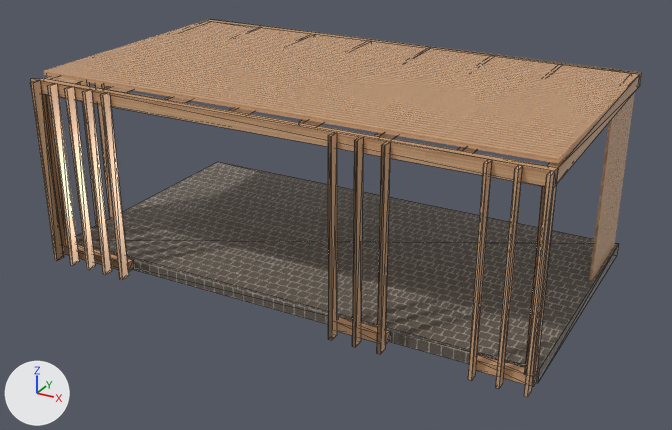
A saved change to the glTF model public/models/pegrola_-_micha.xml.glb.
Both versions are drawn from a 50 mm camera at (392.0, -366.0, 243.0) aimed at (150.0, 73.0, 23.0). Arrows for +X, +Y and +Z are at lower left; the lights stay in place. The first picture is the older version. Mesh edges are drawn as thin lines on the coarser meshes. Where no turn or scale is listed for an object, it has been applied to the vertices. Vertices at exactly the same position are counted once.

In view in the first picture: 'Material3', 'Material4.002', 'Material4.003', 'Material4.004', 'Material4.005', 'Material4.006', 'Material4.012', 'Material4.013', 'Material4.015', 'Material4.016', 'Material4.021', 'dense_beam_0' and 76 more.
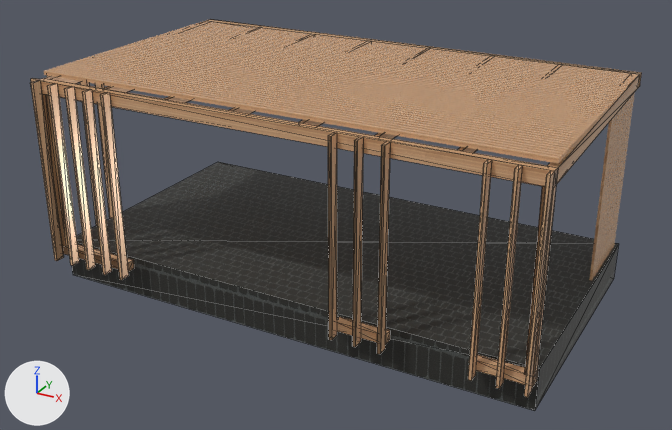
The change, as a list of edits to the scene's bpy script:
```text
Change mat_kostka:
    add n3 = _N.new('ShaderNodeMix'); n3.name = 'Mix'
    add n3.data_type = 'RGBA'
    add n3.blend_type = 'MULTIPLY'
    add n3.inputs[0].default_value = 1.0  # 'Factor'
    add n3.inputs[7].default_value = (0.2, 0.24, 0.26, 1.0)  # 'B', grey #7c868b
    where n2 = _N.new('ShaderNodeTexImage'); n2.name = 'Image Texture'
    where n0 = _N.new('ShaderNodeBsdfPrincipled'); n0.name = 'Principled BSDF'
    remove _L.new(n2.outputs[0], n0.inputs[0])  # 'Color' to 'Base Color'
    add _L.new(n3.outputs[2], n0.inputs[0])  # 'Result' to 'Base Color'
    add _L.new(n2.outputs[0], n3.inputs[6])  # 'Color' to 'A'
Change me_material3:
    used by ob_material3; location = (0.0, 0.0, 0.0)
    remove me_material3.from_pydata(...)  # 8 vertices, 12 faces; spans x 0.0..296.0, y 7.0..164.0, z -8.0..0.0
    add me_material3.from_pydata(...)  # 8 vertices, 12 faces; spans x 0.0..296.0, y 7.0..164.0, z -24.0..0.0
    me_material3 part 1: the whole mesh is scaled about the mesh origin by (1, 1, 3)
```

Location of each change, [x1, y1, x2, y2] in pixels of the pictures (672 x 430 px; the box of a moved part takes in the faces that stretch with it):
'Material3', recoloured, rescaled (darker, 13% taller): before [76, 162, 618, 383]; after [72, 162, 618, 411]
part 1 of me_material3, moved or reshaped: before [77, 243, 618, 383]; after [72, 243, 618, 411]
